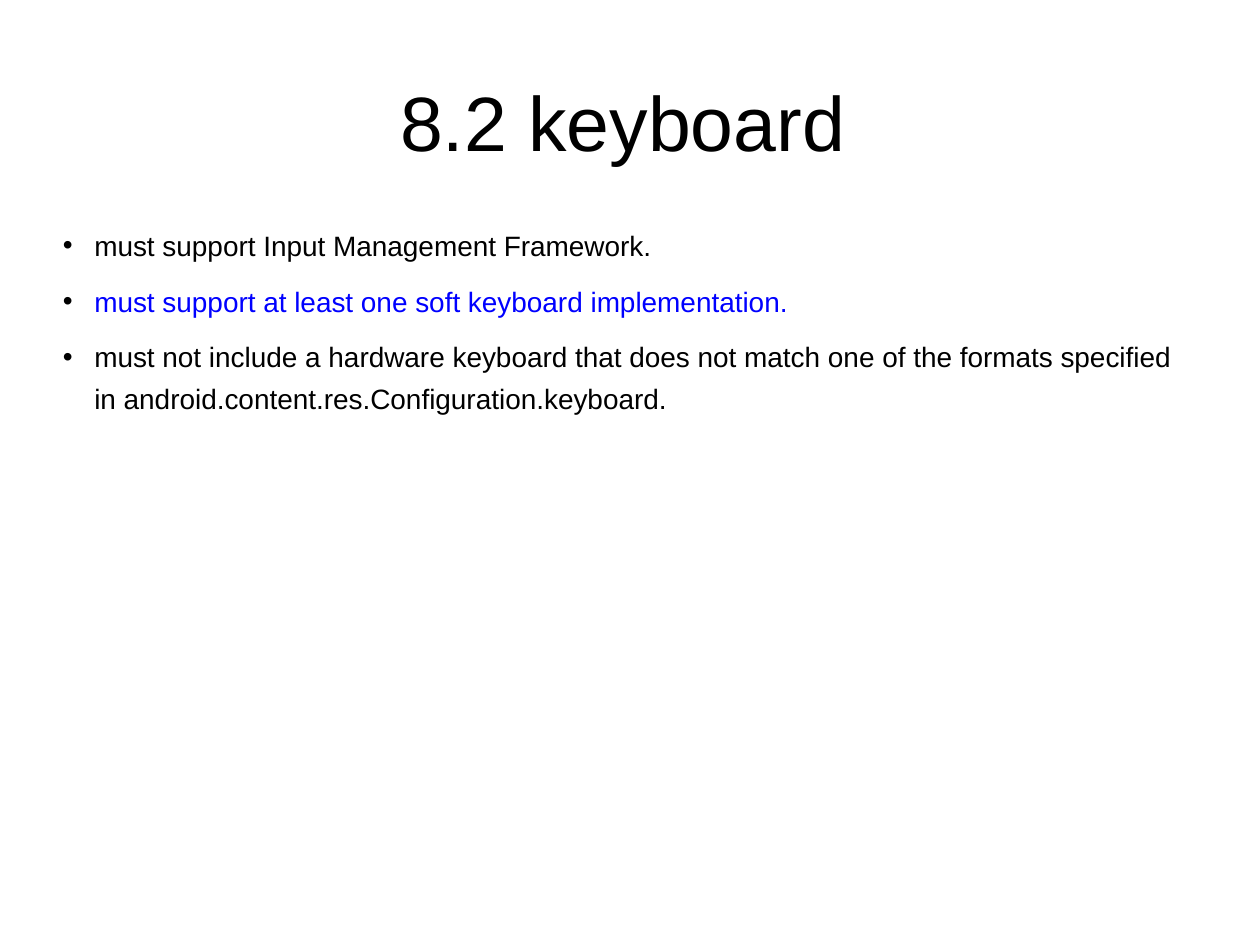
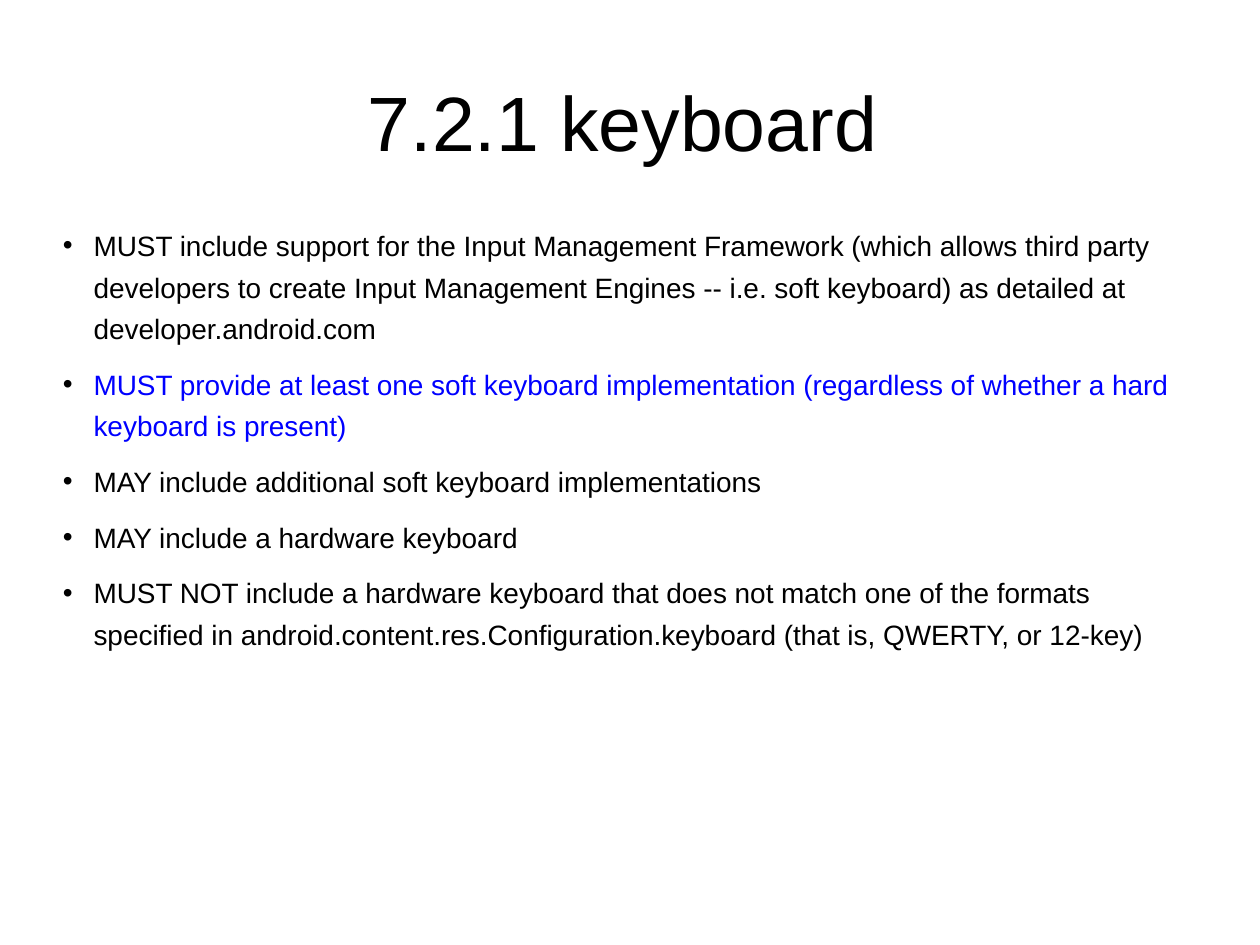
Before and after one commit to widerules/system-information, a slide deck: slide 30 of cts/CDD-digest.ppt (slide 24 before the commit). Drawn at 1260x945 pixels with LibreOffice and Linux fonts; fonts in the diff are those of the drawing; background and template pictures are left out. Boxes give left, top, right and bottom in pixels: in the first picture for what was removed or moved away, otherwise in the second. Text is boxed around its words. In the diff, an @@ line names an element or a change of style, - is before the commit and + after.

```diff
--- a/cts/CDD-digest.ppt
+++ b/cts/CDD-digest.ppt
@@ title at (x1=368, y1=95, x2=877, y2=165): text changed @@
-8.2 keyboard
+7.2.1 keyboard
@@ text at (x1=94, y1=235, x2=1168, y2=650): text changed @@
-• must support Input Management Framework.
-• must support at least one soft keyboard implementation.
-• must not include a hardware keyboard that does not match one of the formats specified in android.content.res.Configuration.keyboard.
+• MUST include support for the Input Management Framework (which allows third party developers to create Input Management Engines -- i.e. soft keyboard) as detailed at developer.android.com
+• MUST provide at least one soft keyboard implementation (regardless of whether a hard keyboard is present)
+• MAY include additional soft keyboard implementations
+• MAY include a hardware keyboard
+• MUST NOT include a hardware keyboard that does not match one of the formats specified in android.content.res.Configuration.keyboard (that is, QWERTY, or 12-key)
```
Also in this commit, not shown: 36 other slides changed, 24 slides added, 5 slides removed, 1 other file.
